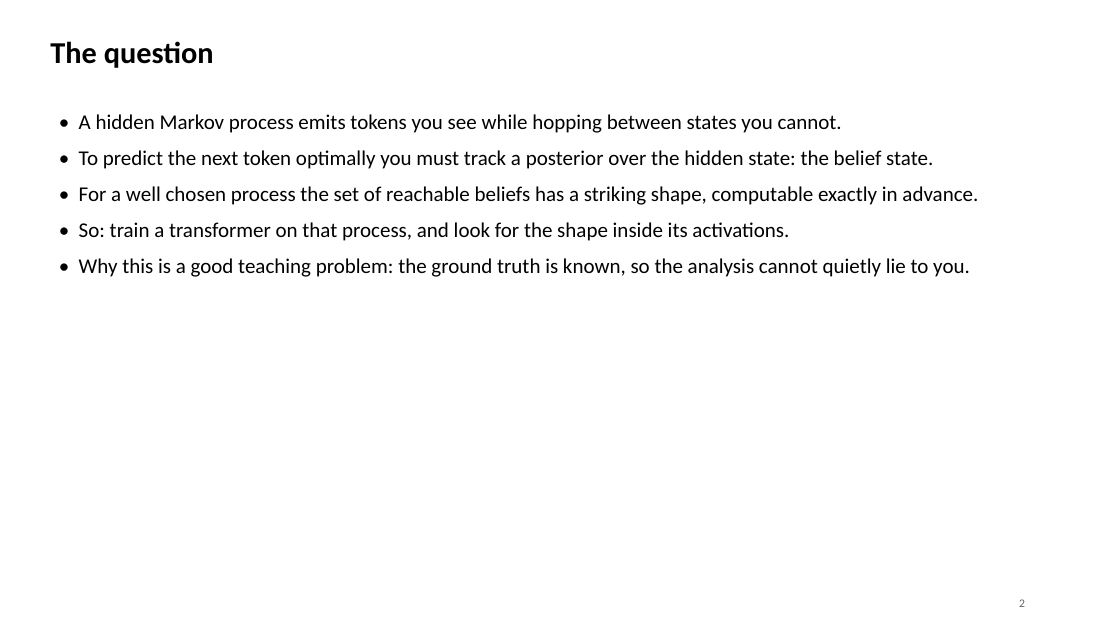
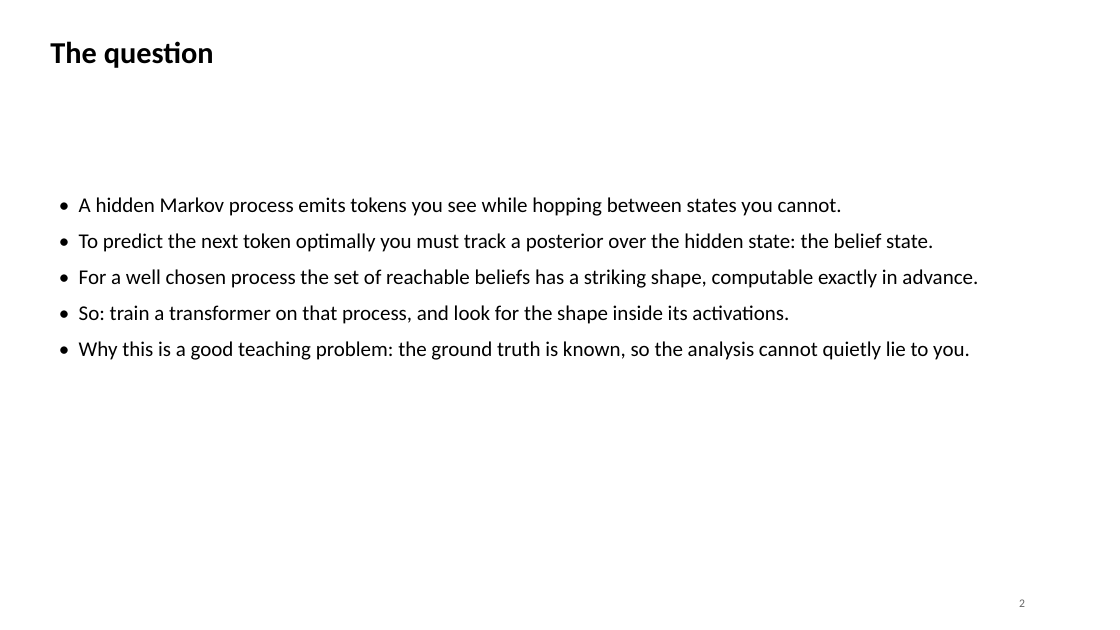
Before and after one commit to shouvik-majumder/belief-geometry, a slide deck: slide 2 of deck/belief_state_geometry.pptx. Drawn at 1120x630 pixels with LibreOffice and Linux fonts; fonts in the diff are those of the drawing. Boxes give left, top, right and bottom in pixels: in the first picture for what was removed or moved away, otherwise in the second. Text is boxed around its words. In the diff, an @@ line names an element or a change of style, - is before the commit and + after.

```diff
--- a/deck/belief_state_geometry.pptx
+++ b/deck/belief_state_geometry.pptx
@@ text "• A hidden Markov process ...": place and size @@
-text "• A hidden Markov process ..." at [79, 114, 978, 277]
+text "• A hidden Markov process ..." at [79, 197, 978, 360]
```
Also in this commit, not shown: 8 other slides changed, 10 other files.
